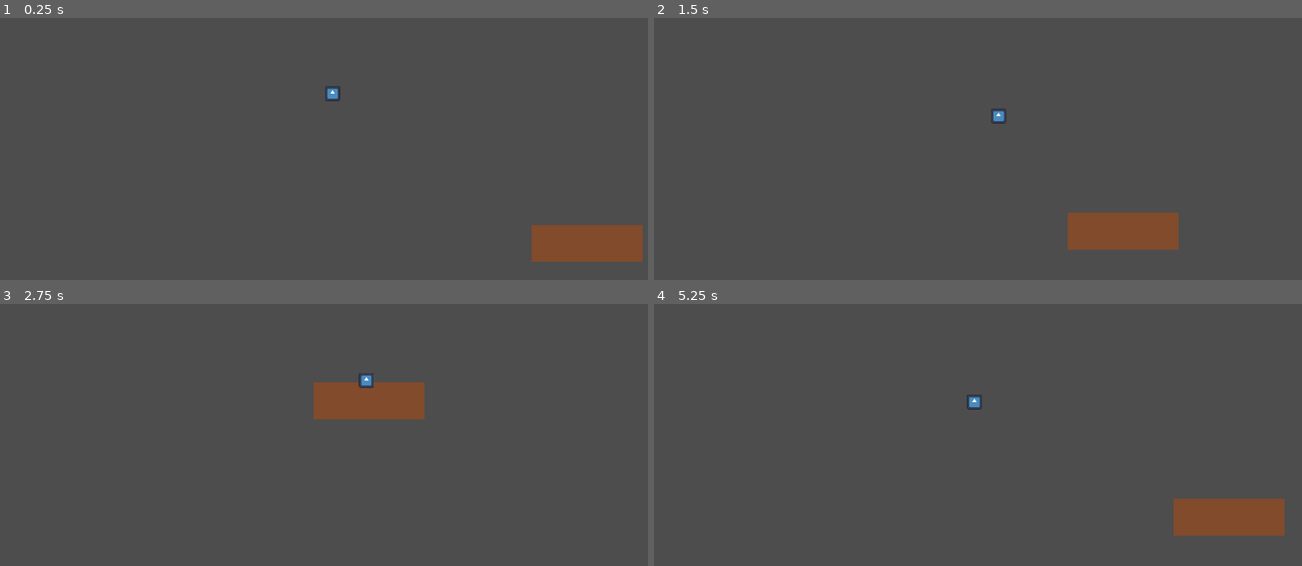
Above: before the commit, frames 1-4 (two rows, left to right).
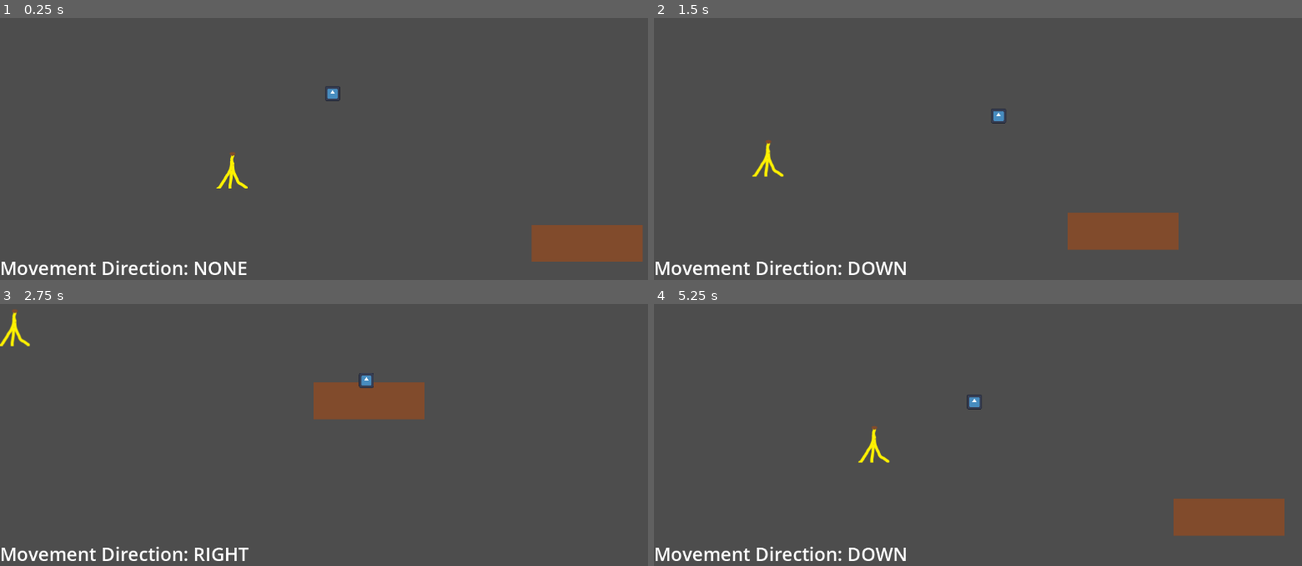
Above: after the commit, the same moments.

Repository: Enriquenf07/game-jam-march-2026
Game: Godot game, scene res://world/world.tscn
Two runs of this game, one before a commit and one after it. Both use one fixed random seed, a clock stepped at 60 frames per second and the inputs below. The engine's default icon, where the game draws it, is replaced by a stand-in: a white triangle on a blue panel in a dark square. Sound files missing from this copy of the repository are replaced by a short silence.
Inputs:
- Up to frame 1 (0.25 s): no input
- Up to frame 2 (1.5 s): tap Enter at 0.5 s; hold D (right) 0.53-1.28 s; hold E (interact) 0.53-1.28 s; hold S (down) from 1.28 s (still down); tap E (interact) at 1.35 s
- Up to frame 3 (2.75 s): release S (down) at 2.03 s; hold D (right) from 2.03 s (still down); hold E (interact) from 2.03 s (still down)
- Up to frame 4 (5.25 s): release D (right) at 2.78 s; release E (interact) at 2.78 s; hold W (up) 2.78-3.53 s; tap E (interact) at 2.85, 4.35 s; hold E (interact) 3.53-4.28 s; hold A (left) 3.53-5.03 s; hold S (down) from 5.03 s (still down); hold E (interact) from 5.03 s (still down)

The runs differ from the first frame. In frame 1, 1.1% of the frame differs, in the area x 0-39%, y 51-99%; in frame 2, 1.1%, in the area x 0-39%, y 46-99%; in frame 3, 1.1%; in frame 4, 1.1%.

Commit message:
Implemented slipping on the banana

Diff:
--- a/player/player.gd
+++ b/player/player.gd
@@ -1,5 +1,7 @@
 extends CharacterBody2D
 class_name Player
+
+enum MovingDirection {UP, DOWN, LEFT, RIGHT, NONE}
 
 const SPEED = 300.0
 const JUMP_VELOCITY = -400.0
@@ -7,16 +9,63 @@
 @export var ray_length: float = 50.0
 @onready var ray_cast: RayCast2D = %RayCast2D
 var is_still = false
+var _is_slipping: bool = false
+var _current_direction: MovingDirection = MovingDirection.NONE
+@export var _debug_direction_label: Label
+
+func _process(_delta: float) -> void:
+	if (_debug_direction_label.visible):
+		_debug_direction_label.text = "Movement Direction: " + _direction_as_string(_current_direction)
+
+func _direction_as_string(direction: MovingDirection) -> String:
+	match direction:
+		MovingDirection.UP:
+			return "UP"
+		MovingDirection.DOWN:
+			return "DOWN"
+		MovingDirection.LEFT:
+			return "LEFT"
+		MovingDirection.RIGHT:
+			return "RIGHT"
+		MovingDirection.NONE:
+			return "NONE"
+	return ""
 
 func _physics_process(delta: float) -> void:
 	if(is_still): return
 	var direction := Input.get_vector('left', 'right', 'up', 'down').normalized()
-	if direction != Vector2.ZERO:
+	if _is_slipping:
+		velocity = set_sliding_direction(_current_direction)
+	elif direction != Vector2.ZERO:
 		ray_cast.target_position = direction * ray_length
 		velocity = direction * SPEED
 	else:
 		velocity = velocity.move_toward(Vector2.ZERO, FRICTION * delta)
 	move_and_slide()
+	_current_direction = determine_moving_direction(velocity)
+
+func determine_moving_direction(input_direction: Vector2) -> MovingDirection:
+	if (input_direction.x > 0.0 and not (_current_direction == MovingDirection.UP or _current_direction == MovingDirection.DOWN)):
+		return MovingDirection.RIGHT
+	elif (input_direction.x < 0.0 and not (_current_direction == MovingDirection.UP or _current_direction == MovingDirection.DOWN)):
+		return MovingDirection.LEFT
+	elif (input_direction.y > 0.0 and not (_current_direction == MovingDirection.RIGHT or _current_direction == MovingDirection.LEFT)):
+		return MovingDirection.DOWN
+	elif (input_direction.y < 0.0 and not (_current_direction == MovingDirection.RIGHT or _current_direction == MovingDirection.LEFT)):
+		return MovingDirection.UP
+	return MovingDirection.NONE
+
+func set_sliding_direction(movingDirection: MovingDirection) -> Vector2:
+	match  movingDirection:
+		MovingDirection.UP:
+			return Vector2.UP * SPEED
+		MovingDirection.DOWN:
+			return Vector2.DOWN * SPEED
+		MovingDirection.LEFT:
+			return Vector2.LEFT * SPEED
+		MovingDirection.RIGHT:
+			return Vector2.RIGHT * SPEED
+	return Vector2.ZERO
 
 func _unhandled_input(event: InputEvent) -> void:
 	if(event.is_action_pressed('interact') and ray_cast.is_colliding()):
@@ -32,6 +81,7 @@
 		TrapBase.TrapType.FLOORBOARD:
 			print("squeak")
 		TrapBase.TrapType.BANANA:
+			_is_slipping = true
 			print("slipped on banana")
 		TrapBase.TrapType.MARBLES:
 			print("slipped on marbles")
--- a/player/player.tscn
+++ b/player/player.tscn
@@ -5,8 +5,9 @@
 
 [sub_resource type="RectangleShape2D" id="RectangleShape2D_kqu6x"]
 
-[node name="Player" type="CharacterBody2D" unique_id=1372084186 groups=["player"]]
+[node name="Player" type="CharacterBody2D" unique_id=1372084186 node_paths=PackedStringArray("_debug_direction_label") groups=["player"]]
 script = ExtResource("1_oul6g")
+_debug_direction_label = NodePath("PlayerDebugLayer/DebugContainer/DirectionLabel")
 
 [node name="CollisionShape2D" type="CollisionShape2D" parent="." unique_id=494601615]
 shape = SubResource("RectangleShape2D_kqu6x")
@@ -22,3 +23,18 @@
 unique_name_in_owner = true
 collision_mask = 2
 collide_with_areas = true
+
+[node name="PlayerDebugLayer" type="CanvasLayer" parent="." unique_id=1349709305]
+
+[node name="DebugContainer" type="VBoxContainer" parent="PlayerDebugLayer" unique_id=203990197]
+anchors_preset = 2
+anchor_top = 1.0
+anchor_bottom = 1.0
+offset_top = -45.0
+offset_right = 427.0
+grow_vertical = 0
+
+[node name="DirectionLabel" type="Label" parent="PlayerDebugLayer/DebugContainer" unique_id=1506442594]
+layout_mode = 2
+theme_override_font_sizes/font_size = 32
+text = "Movement Direction: NONE"
--- a/traps/banana/BananaTrap.tscn
+++ b/traps/banana/BananaTrap.tscn
@@ -2,24 +2,36 @@
 
 [ext_resource type="Script" uid="uid://dsfjjhg0upe7p" path="res://traps/banana/banana_trap.gd" id="1_71s8c"]
 [ext_resource type="Script" uid="uid://fpin7rm4san6" path="res://object/interactable_object.gd" id="2_6vc60"]
+[ext_resource type="Texture2D" uid="uid://cilyubsc8n5w1" path="res://assets/TEMP_banana_peel.png" id="2_lgx3o"]
+[ext_resource type="AudioStream" uid="uid://q4jgkx2ybo0p" path="res://assets/TEMP_banana_disarm.wav" id="3_u5qeu"]
+[ext_resource type="AudioStream" uid="uid://dkwtaifihobq7" path="res://assets/TEMP_banana_slip.wav" id="3_xfo5d"]
 
 [sub_resource type="CircleShape2D" id="CircleShape2D_lgx3o"]
-radius = 18.0
+radius = 32.0
 
 [sub_resource type="CircleShape2D" id="CircleShape2D_6vc60"]
-radius = 30.149628
+radius = 44.0
 
-[node name="BananaTrap" type="Area2D" unique_id=1649020604 node_paths=PackedStringArray("_trap_trigger_collision", "_disarm_sound")]
+[node name="BananaTrap" type="Area2D" unique_id=1649020604 node_paths=PackedStringArray("_trap_visual", "_trap_trigger_collision", "_disarm_sound", "_trap_trigger_sound")]
 script = ExtResource("1_71s8c")
 _type_of_trap = 1
+_trap_visual = NodePath("Sprite2D")
 _trap_trigger_collision = NodePath("TrapCollision")
 _disarm_sound = NodePath("DisarmSoundPlayer")
+_trap_trigger_sound = NodePath("TrapActivationSound")
 metadata/_custom_type_script = "uid://dsfjjhg0upe7p"
+
+[node name="Sprite2D" type="Sprite2D" parent="." unique_id=534856790]
+texture = ExtResource("2_lgx3o")
 
 [node name="TrapCollision" type="CollisionShape2D" parent="." unique_id=1159727633]
 shape = SubResource("CircleShape2D_lgx3o")
 
 [node name="DisarmSoundPlayer" type="AudioStreamPlayer" parent="." unique_id=1243193047]
+stream = ExtResource("3_u5qeu")
+
+[node name="TrapActivationSound" type="AudioStreamPlayer2D" parent="." unique_id=1533999276]
+stream = ExtResource("3_xfo5d")
 
 [node name="InteractableArea" type="Area2D" parent="." unique_id=1445917597]
 unique_name_in_owner = true
@@ -33,3 +45,4 @@
 debug_color = Color(0.9593858, 6.738305e-07, 0.5245954, 0.41960785)
 
 [connection signal="body_entered" from="." to="." method="_on_body_entered"]
+[connection signal="trap_disarmed" from="." to="." method="_on_trap_disarmed"]
--- a/traps/banana/banana_trap.gd
+++ b/traps/banana/banana_trap.gd
@@ -11,3 +11,6 @@
 
 func _disarm_decorator():
 	print('disarm')
+
+func _on_trap_disarmed() -> void:
+	_trap_visual.hide()
--- a/traps/floorboard.tscn
+++ b/traps/floorboard.tscn
@@ -13,10 +13,12 @@
 [node name="Floorboard" type="Area2D" unique_id=1354571515 node_paths=PackedStringArray("_trap_audio_collision", "_trap_trigger_sound", "_trap_visual", "_trap_trigger_collision", "_disarm_sound")]
 script = ExtResource("1_imx1i")
 _trap_audio_collision = NodePath("SoundArea/SoundArea")
-_trap_trigger_sound = NodePath("SoundArea/TrapActivationSound")
+_trap_trigger_sound = NodePath("TrapActivationSound")
+_type_of_trap = null
 _trap_visual = NodePath("TrapVisual")
 _trap_trigger_collision = NodePath("TrapCollision")
 _disarm_sound = NodePath("DisarmSoundPlayer")
+time_to_disable = null
 
 [node name="TrapVisual" type="Sprite2D" parent="." unique_id=206416029]
 texture = ExtResource("1_x4wjo")
@@ -26,6 +28,10 @@
 
 [node name="DisarmSoundPlayer" type="AudioStreamPlayer" parent="." unique_id=2147132096]
 
+[node name="TrapActivationSound" type="AudioStreamPlayer2D" parent="." unique_id=564354438]
+stream = ExtResource("3_4ib02")
+max_distance = 320.0
+
 [node name="SoundArea" type="Area2D" parent="." unique_id=2062724446]
 
 [node name="SoundArea" type="CollisionShape2D" parent="SoundArea" unique_id=312554078]
@@ -33,8 +39,5 @@
 disabled = true
 debug_color = Color(0.97718555, 0.100052394, 0.2949113, 0.41960785)
 
-[node name="TrapActivationSound" type="AudioStreamPlayer2D" parent="SoundArea" unique_id=564354438]
-stream = ExtResource("3_4ib02")
-
 [connection signal="body_entered" from="." to="." method="_on_body_entered"]
-[connection signal="finished" from="SoundArea/TrapActivationSound" to="." method="_on_trap_activation_sound_finished"]
+[connection signal="finished" from="TrapActivationSound" to="." method="_on_trap_activation_sound_finished"]
--- a/traps/noisy_trap.gd
+++ b/traps/noisy_trap.gd
@@ -2,12 +2,10 @@
 extends TrapBase
 
 @export var _trap_audio_collision: CollisionShape2D
-@export var _trap_trigger_sound: AudioStreamPlayer2D
 
 func _on_body_entered(body: Node2D) -> void:
 	super._on_body_entered(body)
 	_trap_audio_collision.set_deferred("disabled", false)
-	_trap_trigger_sound.play()
 
 func _on_trap_activation_sound_finished() -> void:
 	_trap_audio_collision.set_deferred("disabled", true)
--- a/traps/trap_base.gd
+++ b/traps/trap_base.gd
@@ -1,5 +1,7 @@
 class_name TrapBase
 extends Area2D
+
+signal trap_disarmed()
 
 enum TrapType {FLOORBOARD, BANANA, MARBLES, MOUSE_TRAP, PUDDLE}
 
@@ -7,6 +9,7 @@
 @export var _trap_visual: Sprite2D
 @export var _trap_trigger_collision: CollisionShape2D
 @export var _disarm_sound: AudioStreamPlayer
+@export var _trap_trigger_sound: AudioStreamPlayer2D
 @export var time_to_disable: float = 1.0
 
 func _ready() -> void:
@@ -16,6 +19,7 @@
 	if (!body.is_in_group("player") || !body.has_method("handle_trap_activation")):
 		return
 	# Call a function in the player script to handle what happens
+	_trap_trigger_sound.play()
 	body.handle_trap_activation(_type_of_trap)
 
 func _disarm_decorator():
@@ -27,4 +31,5 @@
 	player.set_is_still(false)
 	_trap_trigger_collision.set_deferred("disabled", true)
 	_disarm_sound.play()
+	trap_disarmed.emit()
 	_disarm_decorator()
--- a/world/world.gd
+++ b/world/world.gd
@@ -12,6 +12,3 @@
 	if(player != null):
 		var target_pos = player.global_position
 		camera.global_position = camera.global_position.lerp(target_pos, lerp_speed * delta)
-# Called every frame. 'delta' is the elapsed time since the previous frame.
-func _process(delta: float) -> void:
-	pass
Not shown, added: assets/TEMP_banana_disarm.wav.import
Binary file added: assets/TEMP_banana_peel.png
Not shown, added: assets/TEMP_banana_peel.png.import
Not shown, added: assets/TEMP_banana_slip.wav.import
Not shown, added: assets/TEMP_banana_disarm.wav
Not shown, added: assets/TEMP_banana_slip.wav
